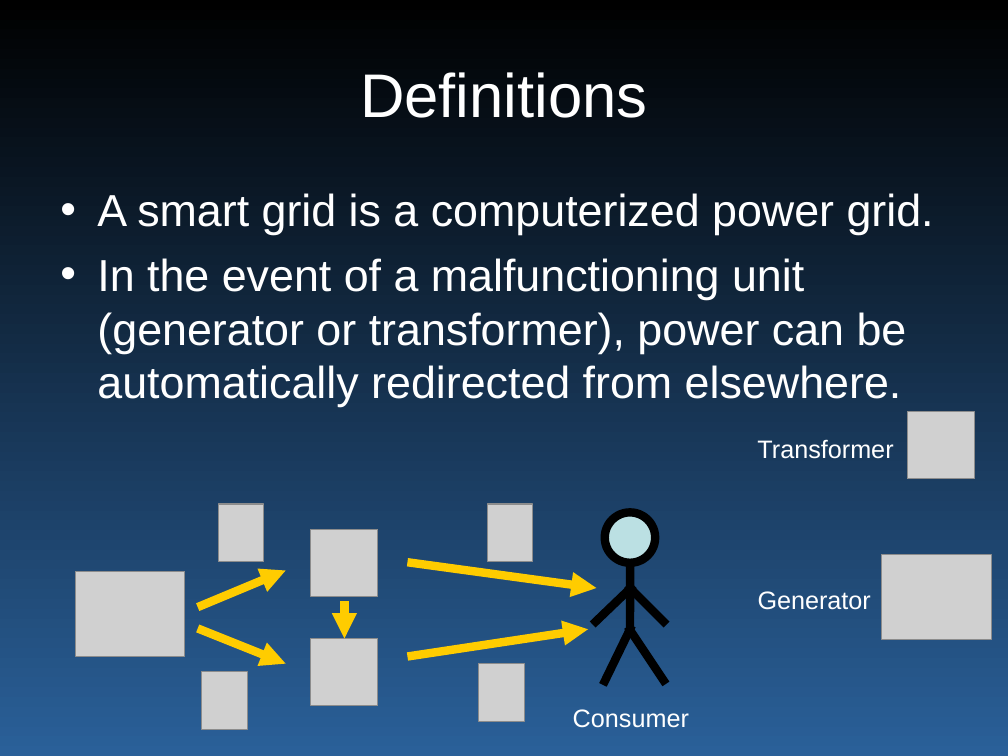
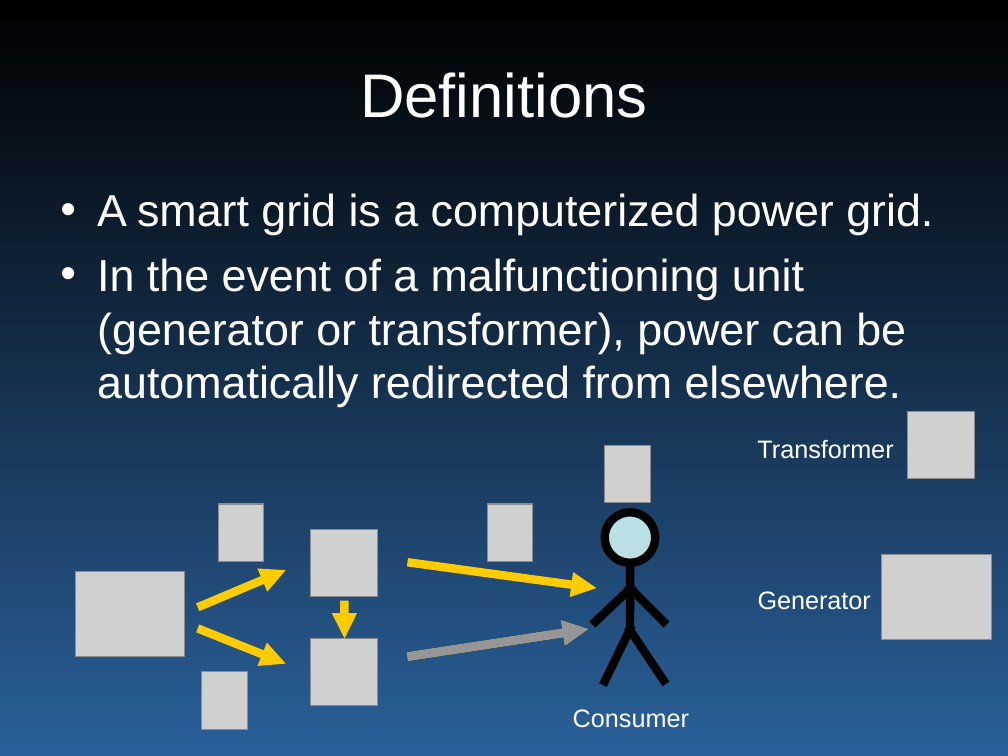
Before and after one commit to wyatt8740/CS460_Capstone, a slide deck: slide 4 of smartgrid_465.ppt. Drawn at 1008x756 pixels with LibreOffice and Linux fonts; fonts in the diff are those of the drawing; grey boxes stand for pictures. Boxes give left, top, right and bottom in pixels: in the first picture for what was removed or moved away, otherwise in the second. Text is boxed around its words. In the diff, an @@ line names an element or a change of style, - is before the commit and + after.

```diff
--- a/smartgrid_465.ppt
+++ b/smartgrid_465.ppt
@@ picture: place and size @@
-picture at [479, 663, 524, 721]
+picture at [605, 446, 650, 503]
@@ arrow added from (411, 656) to (588, 629), #969696 6.01 pt @@
```
Also in this commit, not shown: 6 other slides changed, 1 slide added.
